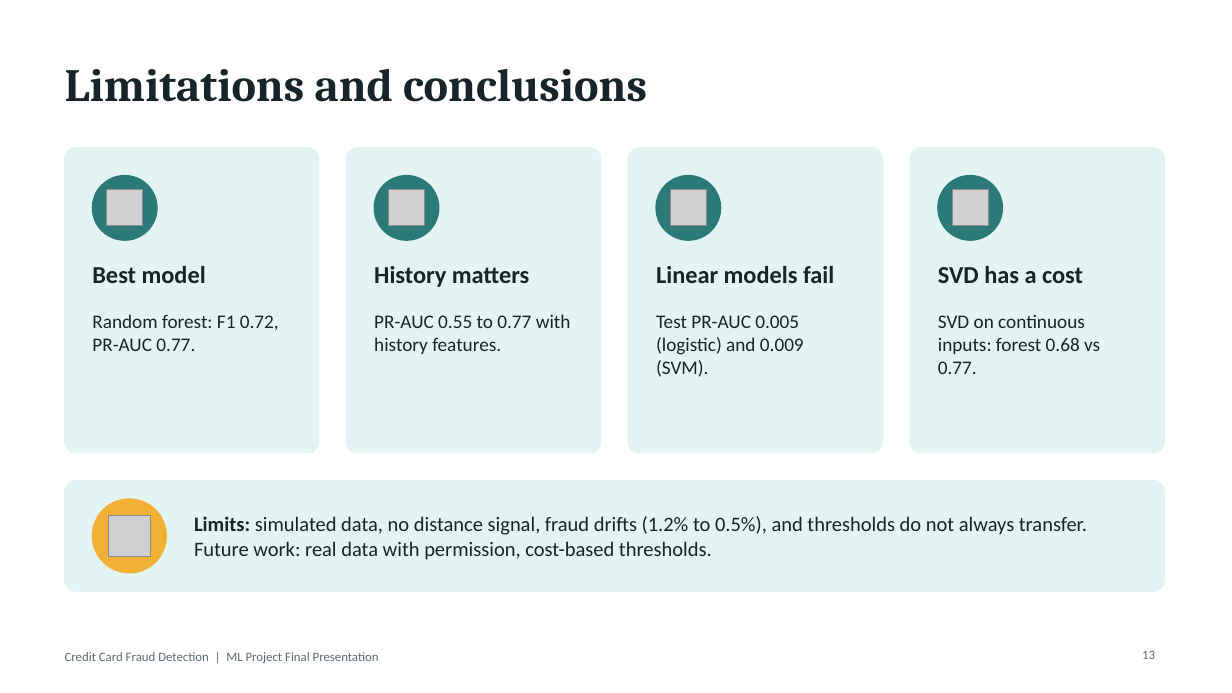
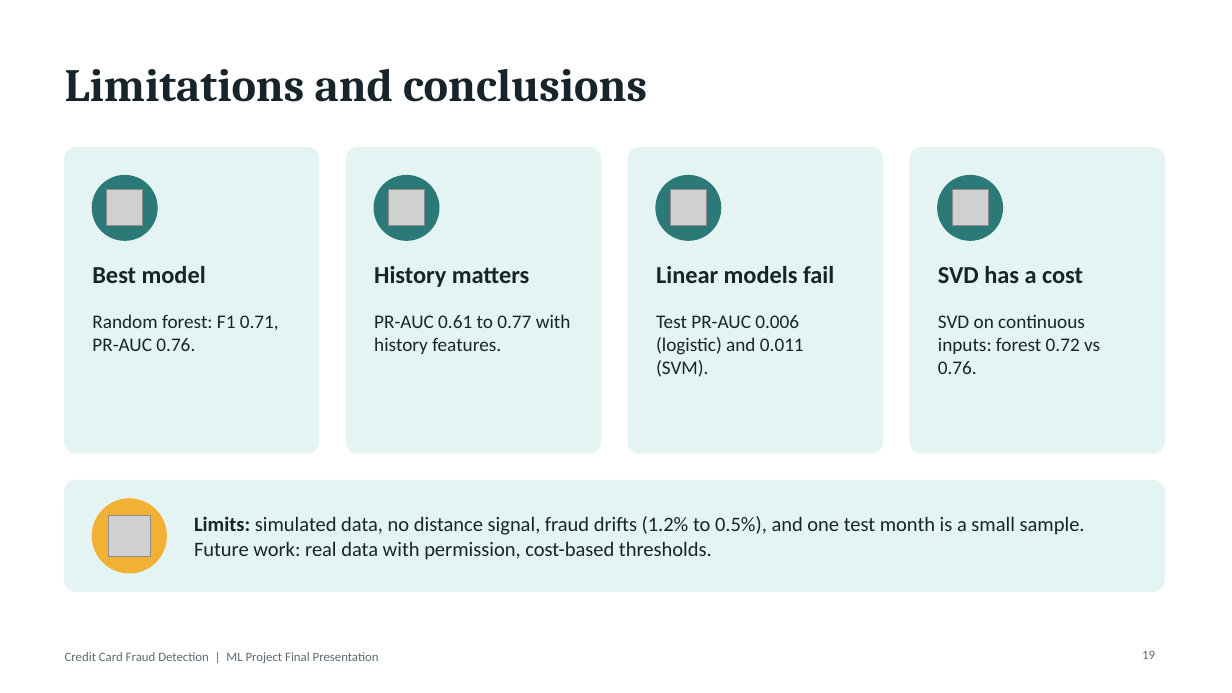
Before and after one commit to joshmfrancis/FraudLens, a slide deck: slide 19 of Presentations/Final Presentation/Final Presentation.pptx (slide 13 before the commit). Drawn at 1232x693 pixels with LibreOffice and Linux fonts; fonts in the diff are those of the drawing; grey boxes stand for pictures. Boxes give left, top, right and bottom in pixels: in the first picture for what was removed or moved away, otherwise in the second. Text is boxed around its words. In the diff, an @@ line names an element or a change of style, - is before the commit and + after.

```diff
--- a/Presentations/Final Presentation/Final Presentation.pptx
+++ b/Presentations/Final Presentation/Final Presentation.pptx
@@ text at [92,314,279,351]: text changed @@
-Random forest: F1 0.72, PR-AUC 0.77.
+Random forest: F1 0.71, PR-AUC 0.76.
@@ text at [374,314,571,354]: text changed @@
-PR-AUC 0.55 to 0.77 with history features.
+PR-AUC 0.61 to 0.77 with history features.
@@ text at [656,315,804,377]: text changed @@
-Test PR-AUC 0.005 (logistic) and 0.009 (SVM).
+Test PR-AUC 0.006 (logistic) and 0.011 (SVM).
@@ text at [938,314,1100,374]: text changed @@
-SVD on continuous inputs: forest 0.68 vs 0.77.
+SVD on continuous inputs: forest 0.72 vs 0.76.
@@ text at [194,516,1085,560]: text changed @@
-Limits: simulated data, no distance signal, fraud drifts (1.2% to 0.5%), and thresholds do not always transfer. Future work: real data with permission, cost-based thresholds.
+Limits: simulated data, no distance signal, fraud drifts (1.2% to 0.5%), and one test month is a small sample. Future work: real data with permission, cost-based thresholds.
@@ page number at [1142,651,1155,659]: text changed @@
-13
+19
```
Also in this commit, not shown: 9 other slides changed, 6 slides added, 34 other files.
